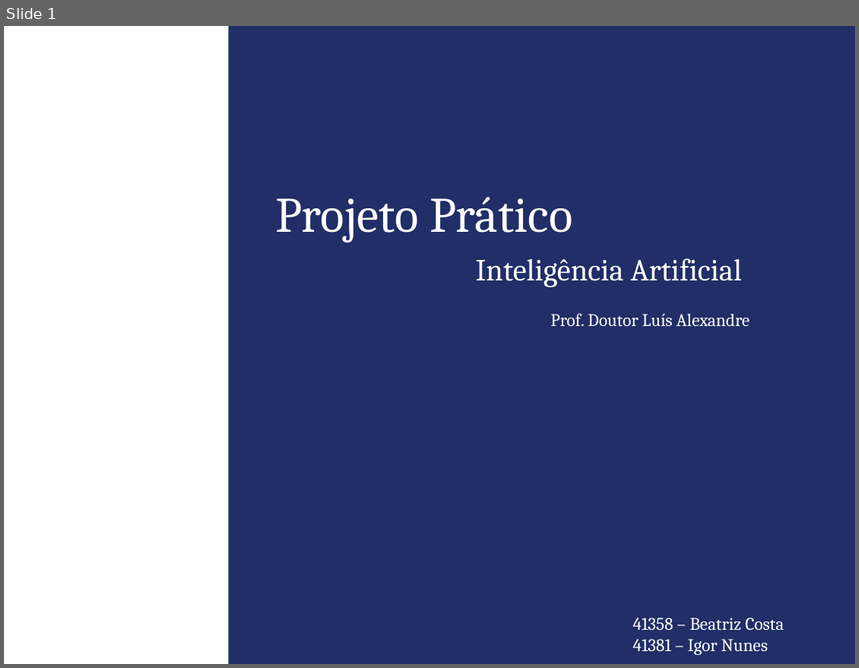
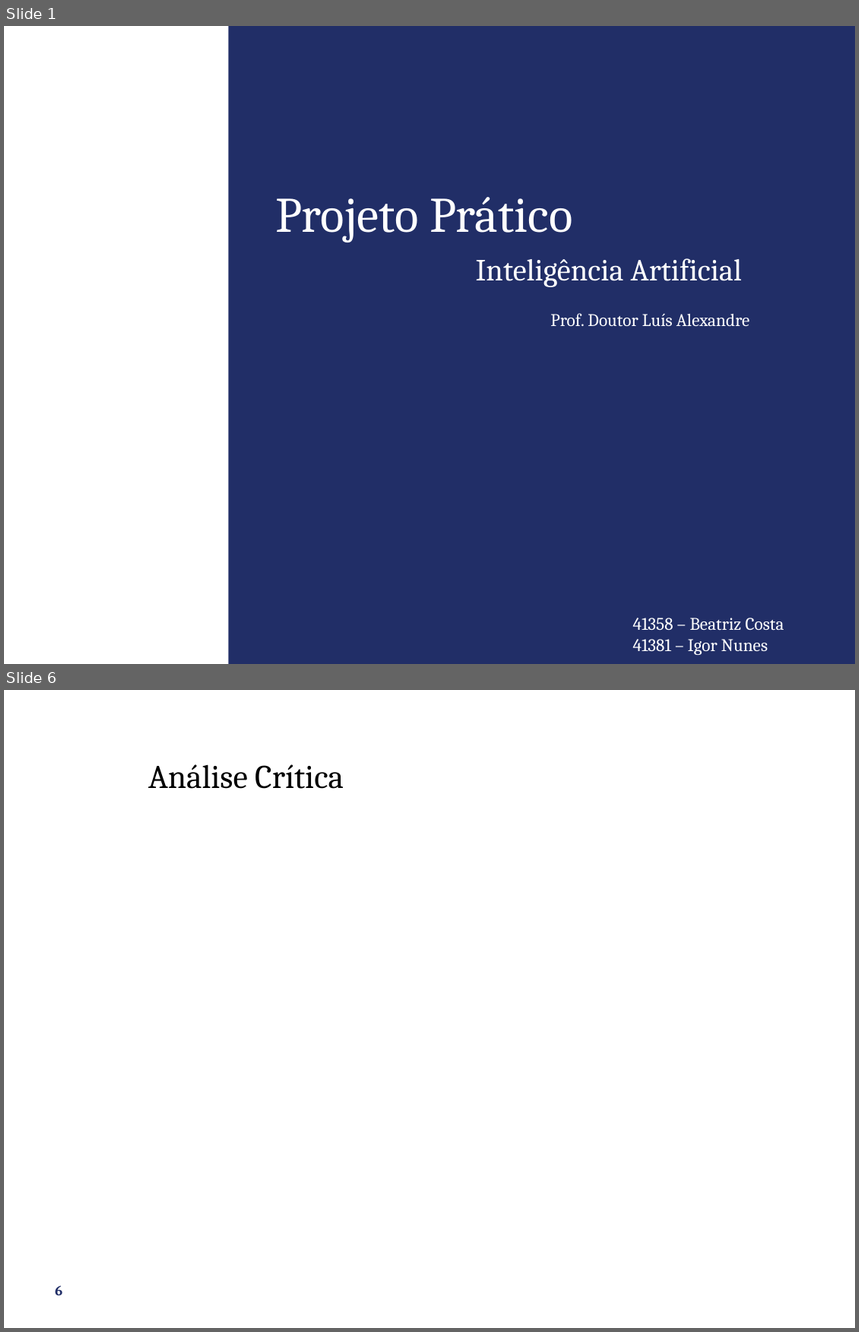
Before and after one commit to ibnunes/Andarilho, a slide deck: Presentation.ppt. Shown one above the other, each under a label of ours: slide 1 before the commit, slides 1 and 6 after it; the slides between them are not shown. The pictures are 859x668 and 859x1332 pixels, drawn with LibreOffice and Linux fonts; fonts in the diff are those of the drawing; background and template pictures are left out. Boxes give left, top, right and bottom in pixels: in the first picture for what was removed or moved away, otherwise in the second. Text is boxed around its words. In the diff, an @@ line names an element or a change of style, - is before the commit and + after.

```diff
--- a/Presentation.ppt
+++ b/Presentation.ppt
@@ slide 6 added at [4, 690, 855, 1328], background #FFFFFF @@
@@ title added at [148, 764, 344, 789], 28 pt, text #000000 @@
+Análise Crítica
@@ page number added at [55, 1286, 63, 1296], 12 pt, text #212E67, bold @@
+6
```
Also in this commit, not shown: 4 other slides added, 8 slides removed.
